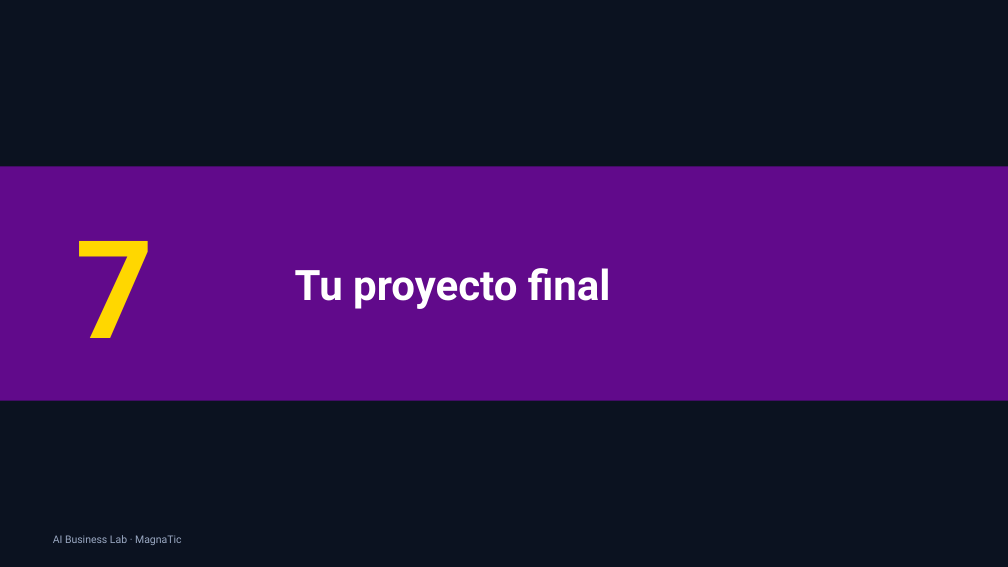
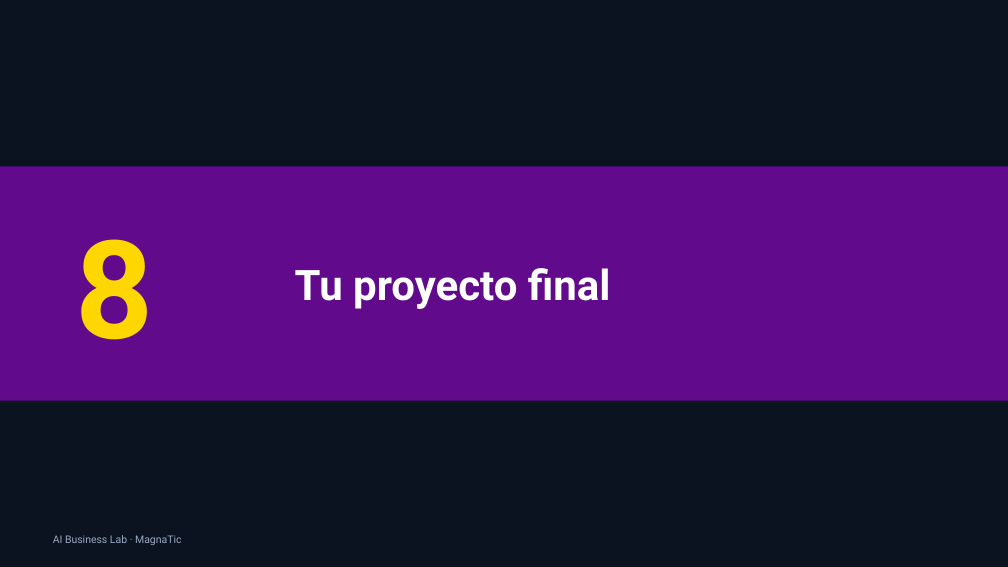
Before and after one commit to xander0408/CURSOS, a slide deck: slide 42 of AI-Business-Lab-Presentacion.pptx (slide 26 before the commit). Drawn at 1008x567 pixels with LibreOffice and Linux fonts; fonts in the diff are those of the drawing. Boxes give left, top, right and bottom in pixels: in the first picture for what was removed or moved away, otherwise in the second. Text is boxed around its words. In the diff, an @@ line names an element or a change of style, - is before the commit and + after.

```diff
--- a/AI-Business-Lab-Presentacion.pptx
+++ b/AI-Business-Lab-Presentacion.pptx
@@ text at box(75, 239, 153, 340): text changed @@
-7
+8
```
Also in this commit, not shown: 9 other slides changed, 19 slides added, 2 slides removed, 58 other files.
